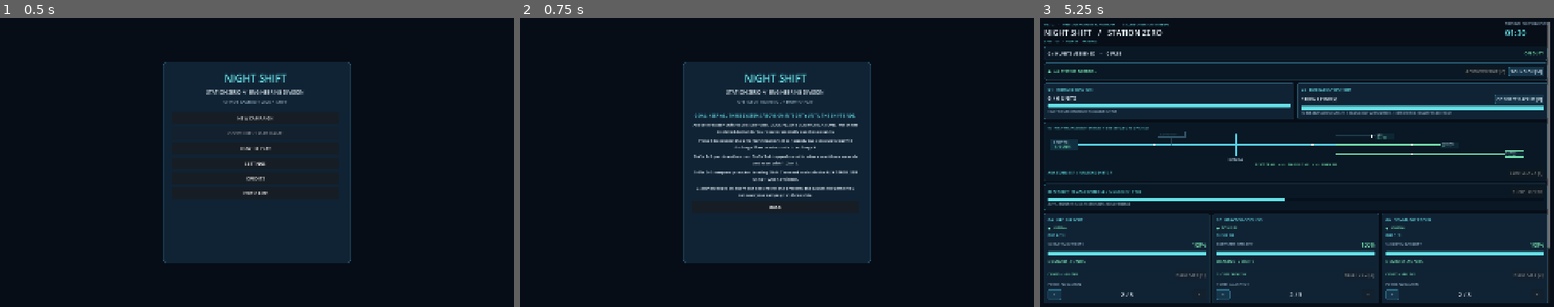
Above: before the commit, frames 1-3 (left to right).
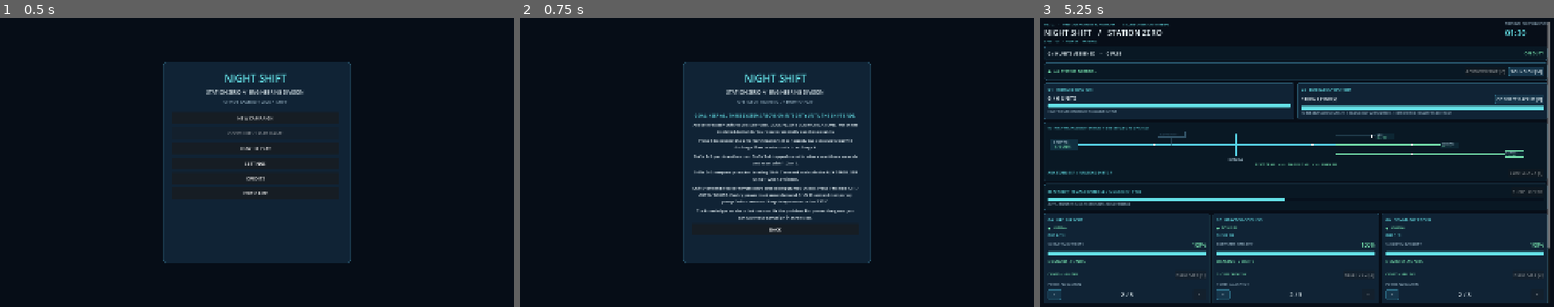
Above: after the commit, the same moments.

Repository: JIGSAW-HJH/GameDev
Game: Godot game, scene res://scenes/main.tscn
Same seed, same stepped clock (60 frames per second), same inputs: the game is played once before the commit and once after it.
Inputs:
- Up to frame 1 (0.5 s): no input
- Up to frame 2 (0.75 s): click "HOW TO PLAY" at 0.5 s
- Up to frame 3 (5.25 s): click "−" at 1.25 s; click "−" at 2 s; click "−" at 2.75 s; click "CONNECT BACKUP [B]" at 3.5 s; click "BACK" at 4.25 s; click "NEW CAMPAIGN" at 5 s

Frame 1 is identical in both runs. In frame 2, 1.0% of the frame differs, in the area x 33-66%, y 58-75%; in frame 3, nothing differs.

Commit message:
V0.8 add remappable P cooling control and thermal tutorial and phase labels

Diff:
--- a/NightShift-StationZero/scripts/game_menu.gd
+++ b/NightShift-StationZero/scripts/game_menu.gd
@@ -6,14 +6,14 @@
 const SETTINGS_PATH := "user://station_zero_settings.cfg"
 const ACTIONS := [
     "life_up", "life_down", "cool_up", "cool_down", "comms_up", "comms_down",
-    "battery", "ack", "breaker_1", "breaker_2", "breaker_3", "mute", "service"
+    "battery", "ack", "breaker_1", "breaker_2", "breaker_3", "mute", "service", "pump"
 ]
 const ACTION_LABELS := [
     "Life support +", "Life support -", "Cooling +", "Cooling -",
     "Communications +", "Communications -", "Toggle battery", "Acknowledge alarm",
-    "Reset breaker 1", "Reset breaker 2", "Reset breaker 3", "Mute audio", "Service auxiliary"
+    "Reset breaker 1", "Reset breaker 2", "Reset breaker 3", "Mute audio", "Service auxiliary", "Cycle cooling pump"
 ]
-const DEFAULT_KEYS := [KEY_Q, KEY_A, KEY_W, KEY_S, KEY_E, KEY_D, KEY_B, KEY_C, KEY_1, KEY_2, KEY_3, KEY_M, KEY_T]
+const DEFAULT_KEYS := [KEY_Q, KEY_A, KEY_W, KEY_S, KEY_E, KEY_D, KEY_B, KEY_C, KEY_1, KEY_2, KEY_3, KEY_M, KEY_T, KEY_P]
 const CYAN := Color("#65e2e8")
 const WHITE := Color("#e7f3f7")
 const MUTED := Color("#8ba6b7")
@@ -224,7 +224,9 @@
         return "BREAKER OPERATIONS"
     if next_num <= 6:
         return "REACTOR STABILITY"
-    return "AUXILIARY OPERATIONS"
+    if next_num <= 8:
+        return "AUXILIARY OPERATIONS"
+    return "THERMAL OPERATIONS"
 
 func _start_next_shift() -> void:
     game.start_next_shift()
@@ -351,6 +353,7 @@
     content.add_child(_label("Press B to connect the emergency battery. It can supply two extra units but will discharge. Free reactor units to recharge it.", 15))
     content.add_child(_label("Shifts 1–2: practice allocation. Shifts 3–4: tripped circuit breakers; wait three seconds and reset with 1, 2 or 3.", 15))
     content.add_child(_label("Shifts 5–6: temporary reactor derating. Shift 7 onward: maintain the AUX STABILISER using T when available.", 15))
+    content.add_child(_label("Shift 9 onward: reactor temperature and cooling pumps unlock. Press P to cycle OFF / AUTO / BOOST. Cooling power must meet demand. Shift 10 onward: temporary pump faults can occur. Keep temperature below 130°C.", 15))
     content.add_child(_label("C acknowledges an alarm but does not fix the problem. Esc pauses the game; you can save your campaign in three slots.", 15))
     _button("BACK", _info_back)
 
